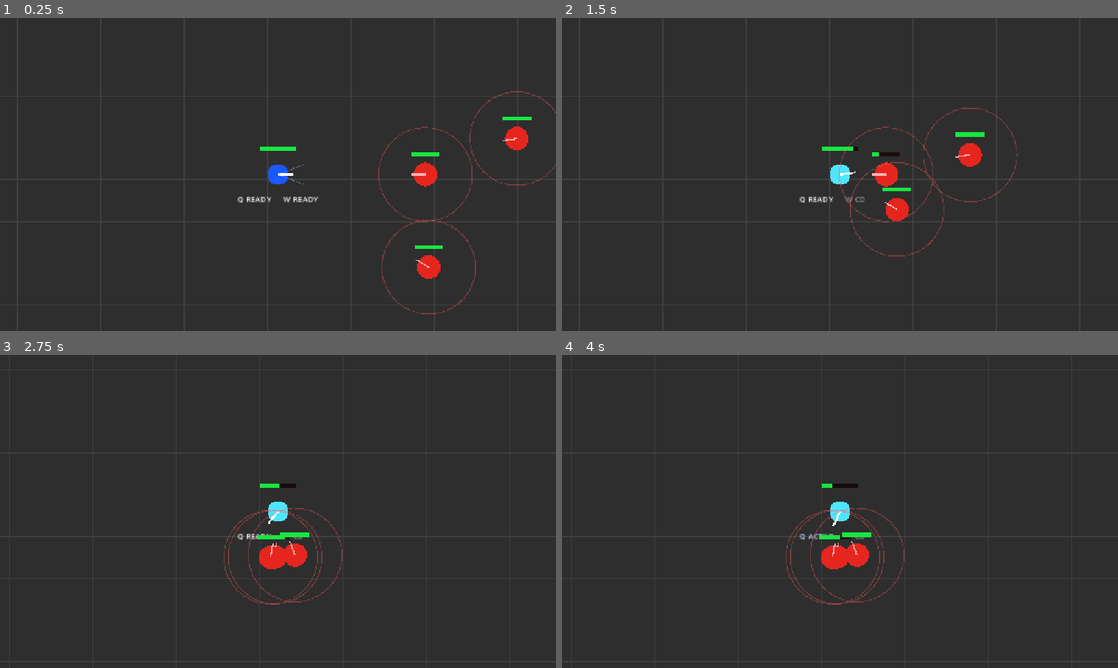
Above: before the commit, frames 1-4 (two rows, left to right).
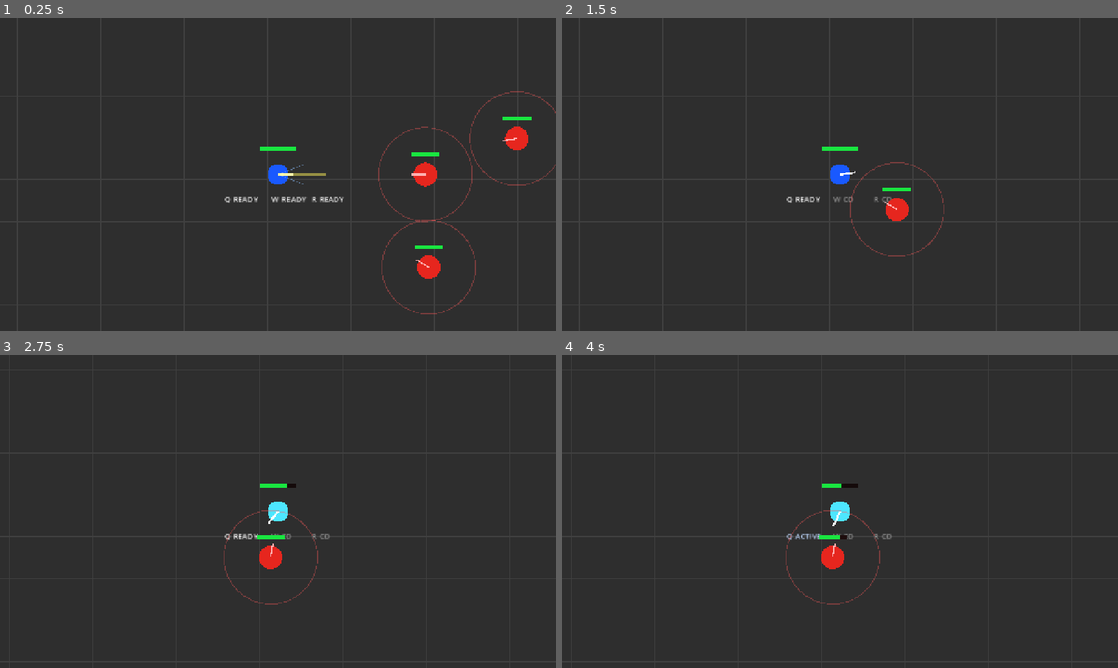
Above: after the commit, the same moments.

Repository: danyoon0760/last-archer
Game: Godot game, scene res://scenes/Main.tscn
The game is run twice, just before and just after one commit, with the same random seed, the same clock (stepped at 60 frames per second) and the same inputs.
Inputs (mouse positions are in pixels of both pictures, inside the frame that each line leads up to):
- Up to frame 1 (0.25 s): no input
- Up to frame 2 (1.5 s): tap Enter at 0.5 s; move the mouse to (962, 158) at 0.52 s; hold W 0.53-1.28 s; tap R at 0.6, 1.35 s; click (962, 158) at 0.67 s; move the mouse to (728, 190) at 1.27 s
- Up to frame 3 (2.75 s): move the mouse to (333, 442) at 2.02 s; hold W from 2.03 s (still down); tap E at 2.1 s; tap R at 2.3 s
- Up to frame 4 (4 s): move the mouse to (812, 574) at 2.77 s; tap Q at 2.85 s; click (812, 574) at 2.92 s; tap R at 3.05, 3.6 s; move the mouse to (1006, 558) at 3.52 s; release W at 3.53 s

The runs differ from the first frame. In frame 1, 0.3% of the frame differs, in the area x 40-62%, y 49-60%; in frame 2, 1.3%, in the area x 40-82%, y 28-66%; in frame 3, 0.8%; in frame 4, 0.9%.

Commit message:
Add R snipe arrow skill

Diff:
--- a/scripts/player.gd
+++ b/scripts/player.gd
@@ -15,6 +15,11 @@
 @export var volley_cooldown: float = 4.0
 @export var volley_arrow_count: int = 5
 @export var volley_spread_degrees: float = 42.0
+@export var snipe_cooldown: float = 10.0
+@export var snipe_damage: int = 95
+@export var snipe_speed: float = 1250.0
+@export var snipe_lifetime: float = 1.8
+@export var snipe_pierce_count: int = 3
 
 var target_position: Vector2
 var facing_direction: Vector2 = Vector2.RIGHT
@@ -25,6 +30,7 @@
 var rapid_fire_timer: float = 0.0
 var rapid_fire_cooldown_timer: float = 0.0
 var volley_cooldown_timer: float = 0.0
+var snipe_cooldown_timer: float = 0.0
 var dodge_direction: Vector2 = Vector2.RIGHT
 var hp: int
 var is_dead: bool = false
@@ -54,6 +60,8 @@
 			try_rapid_fire()
 		elif event.keycode == KEY_W:
 			try_volley()
+		elif event.keycode == KEY_R:
+			try_snipe()
 
 func _physics_process(delta: float) -> void:
 	update_timers(delta)
@@ -86,6 +94,8 @@
 		rapid_fire_cooldown_timer = maxf(rapid_fire_cooldown_timer - delta, 0.0)
 	if volley_cooldown_timer > 0.0:
 		volley_cooldown_timer = maxf(volley_cooldown_timer - delta, 0.0)
+	if snipe_cooldown_timer > 0.0:
+		snipe_cooldown_timer = maxf(snipe_cooldown_timer - delta, 0.0)
 
 func move_toward_target() -> void:
 	var to_target: Vector2 = target_position - global_position
@@ -141,6 +151,28 @@
 		var arrow_direction: Vector2 = base_direction.rotated(angle_offset).normalized()
 		spawn_arrow(global_position + arrow_direction * 24.0, arrow_direction)
 
+func try_snipe() -> void:
+	if snipe_cooldown_timer > 0.0:
+		return
+	if arrow_scene == null:
+		push_warning("Player has no arrow_scene assigned.")
+		return
+
+	var shoot_direction: Vector2 = get_aim_direction()
+	facing_direction = shoot_direction
+	snipe_cooldown_timer = snipe_cooldown
+	spawn_arrow(
+		global_position + shoot_direction * 32.0,
+		shoot_direction,
+		snipe_damage,
+		snipe_speed,
+		snipe_lifetime,
+		snipe_pierce_count,
+		Color(0.95, 1.0, 0.55),
+		7.0,
+		54.0
+	)
+
 func get_current_attack_cooldown() -> float:
 	if rapid_fire_timer > 0.0:
 		return rapid_fire_attack_cooldown
@@ -165,11 +197,11 @@
 	attack_timer = get_current_attack_cooldown()
 	spawn_arrow(global_position + shoot_direction * 24.0, shoot_direction)
 
-func spawn_arrow(start_position: Vector2, shoot_direction: Vector2) -> void:
+func spawn_arrow(start_position: Vector2, shoot_direction: Vector2, custom_damage: int = -1, custom_speed: float = -1.0, custom_lifetime: float = -1.0, custom_pierce_count: int = -1, custom_color: Color = Color(-1, -1, -1), custom_width: float = -1.0, custom_length: float = -1.0) -> void:
 	var arrow: Node = arrow_scene.instantiate()
 	get_tree().current_scene.add_child(arrow)
 	if arrow.has_method("setup"):
-		arrow.setup(start_position, shoot_direction)
+		arrow.setup(start_position, shoot_direction, custom_damage, custom_speed, custom_lifetime, custom_pierce_count, custom_color, custom_width, custom_length)
 
 func take_damage(amount: int) -> void:
 	if is_dead:
@@ -211,6 +243,10 @@
 		var right_preview: Vector2 = facing_direction.rotated(deg_to_rad(volley_spread_degrees / 2.0)) * 42.0
 		draw_line(Vector2.ZERO, left_preview, Color(0.55, 0.75, 1.0, 0.45), 1.0)
 		draw_line(Vector2.ZERO, right_preview, Color(0.55, 0.75, 1.0, 0.45), 1.0)
+
+	# R snipe aim preview while ready.
+	if snipe_cooldown_timer <= 0.0 and not is_dead:
+		draw_line(Vector2.ZERO, facing_direction * 74.0, Color(1.0, 0.95, 0.35, 0.5), 2.0)
 
 	# Player HP bar.
 	var bar_width: float = 54.0
@@ -229,14 +265,21 @@
 	elif rapid_fire_cooldown_timer > 0.0:
 		q_text = "Q CD"
 		q_color = Color(0.6, 0.6, 0.6)
-	draw_string(ThemeDB.fallback_font, Vector2(-62, 42), q_text, HORIZONTAL_ALIGNMENT_LEFT, -1.0, 12, q_color)
+	draw_string(ThemeDB.fallback_font, Vector2(-82, 42), q_text, HORIZONTAL_ALIGNMENT_LEFT, -1.0, 12, q_color)
 
 	var w_text: String = "W READY"
 	var w_color: Color = Color.WHITE
 	if volley_cooldown_timer > 0.0:
 		w_text = "W CD"
 		w_color = Color(0.6, 0.6, 0.6)
-	draw_string(ThemeDB.fallback_font, Vector2(8, 42), w_text, HORIZONTAL_ALIGNMENT_LEFT, -1.0, 12, w_color)
+	draw_string(ThemeDB.fallback_font, Vector2(-10, 42), w_text, HORIZONTAL_ALIGNMENT_LEFT, -1.0, 12, w_color)
+
+	var r_text: String = "R READY"
+	var r_color: Color = Color.WHITE
+	if snipe_cooldown_timer > 0.0:
+		r_text = "R CD"
+		r_color = Color(0.6, 0.6, 0.6)
+	draw_string(ThemeDB.fallback_font, Vector2(52, 42), r_text, HORIZONTAL_ALIGNMENT_LEFT, -1.0, 12, r_color)
 
 	if is_dead:
 		draw_string(ThemeDB.fallback_font, Vector2(-58, -58), "DEAD - Press R", HORIZONTAL_ALIGNMENT_LEFT, -1.0, 14, Color.WHITE)
